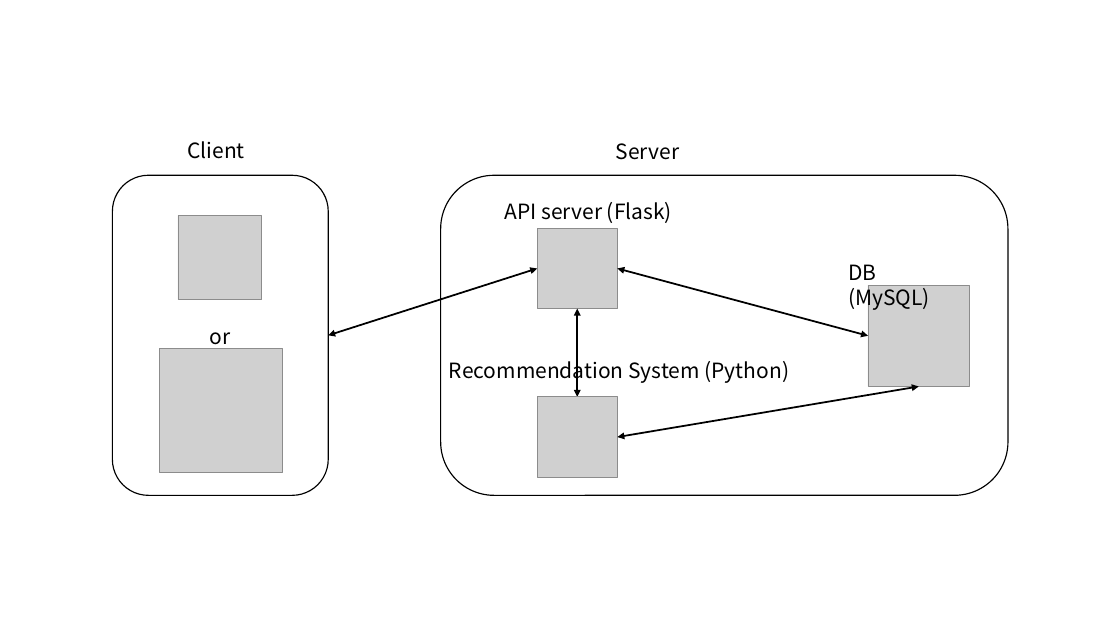
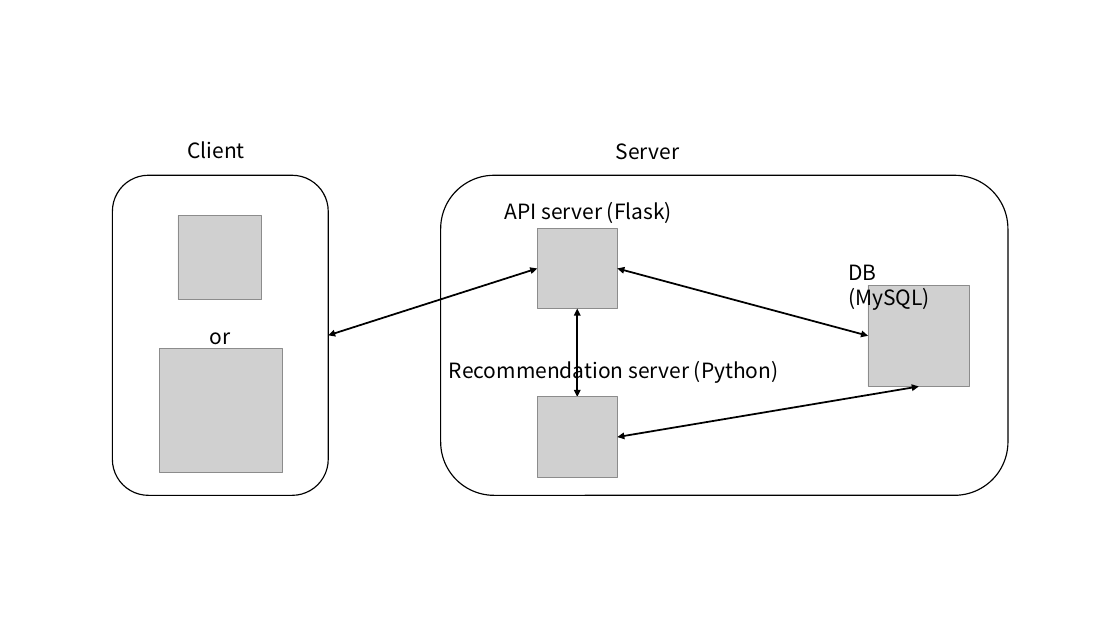
Before and after one commit to swy99/Easytodo_backend, a slide deck: slide 1 of backend context diagram.pptx. Drawn at 1120x630 pixels with LibreOffice and Linux fonts; fonts in the diff are those of the drawing; grey boxes stand for pictures. Boxes give left, top, right and bottom in pixels: in the first picture for what was removed or moved away, otherwise in the second. Text is boxed around its words. In the diff, an @@ line names an element or a change of style, - is before the commit and + after.

```diff
--- a/backend context diagram.pptx
+++ b/backend context diagram.pptx
@@ text at bbox=[449, 357, 779, 383]: text changed @@
-Recommendation System (Python)
+Recommendation server (Python)
```
Also in this commit, not shown: 1 other slide changed, 6 other files.
